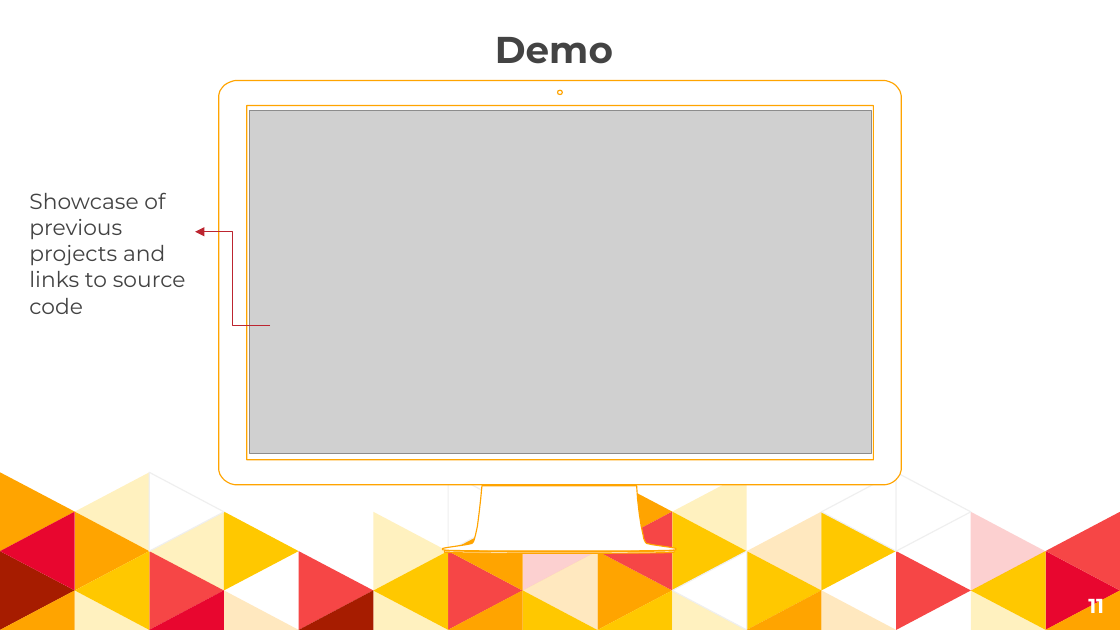
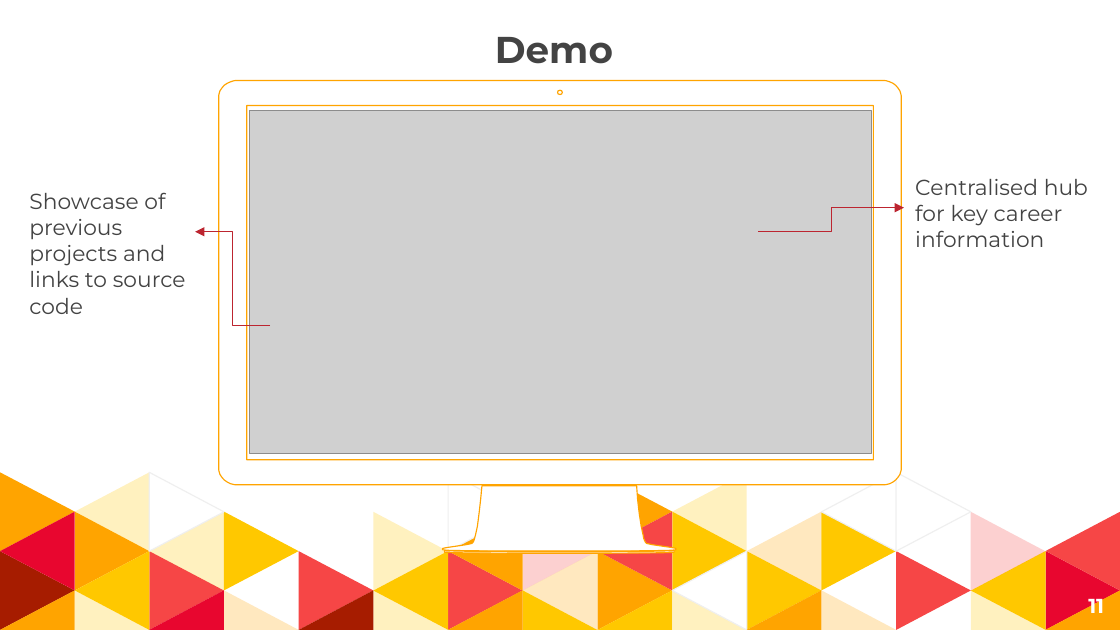
Before and after one commit to johnsonchau7/johnson-website, a slide deck: slide 11 of Johnson's-website-slides.pptx. Drawn at 1120x630 pixels with LibreOffice and Linux fonts; fonts in the diff are those of the drawing; grey boxes stand for pictures. Boxes give left, top, right and bottom in pixels: in the first picture for what was removed or moved away, otherwise in the second. Text is boxed around its words. In the diff, an @@ line names an element or a change of style, - is before the commit and + after.

```diff
--- a/Johnson's-website-slides.pptx
+++ b/Johnson's-website-slides.pptx
@@ text added at <box>915,179,1088,247</box>, 14 pt, text #434343 @@
+Centralised hub for key career information
@@ elbow arrow added from (758, 232) to (904, 208), #BC2531 0.75 pt @@
```
Also in this commit, not shown: 3 other slides changed, 6 other files.
